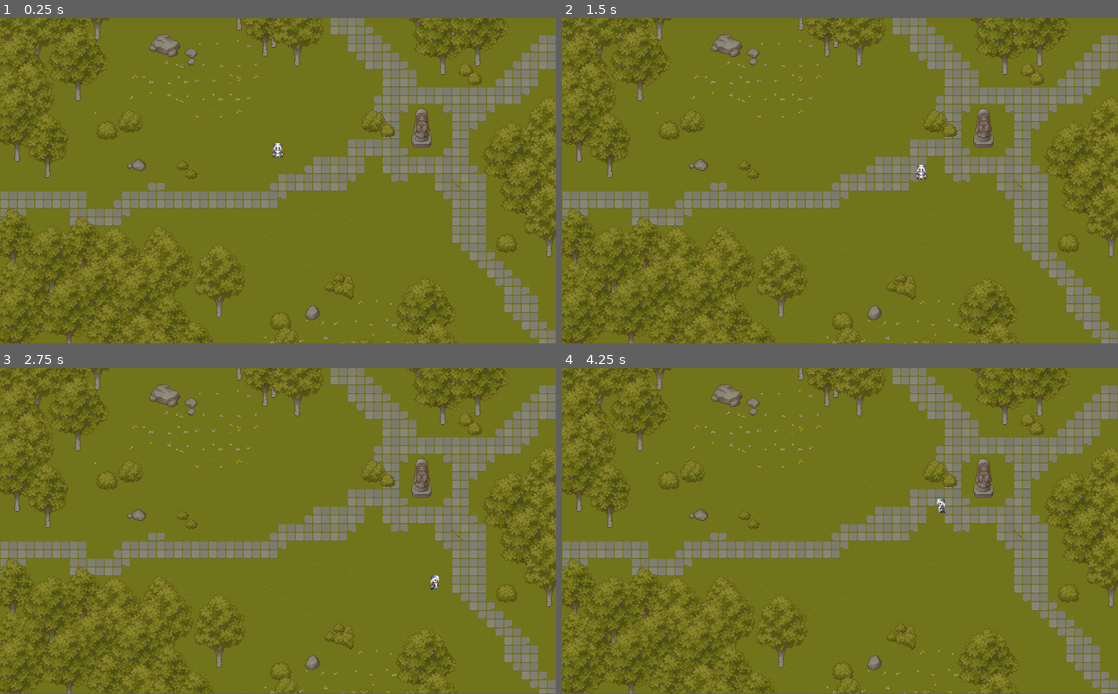
Above: before the commit, frames 1-4 (two rows, left to right).
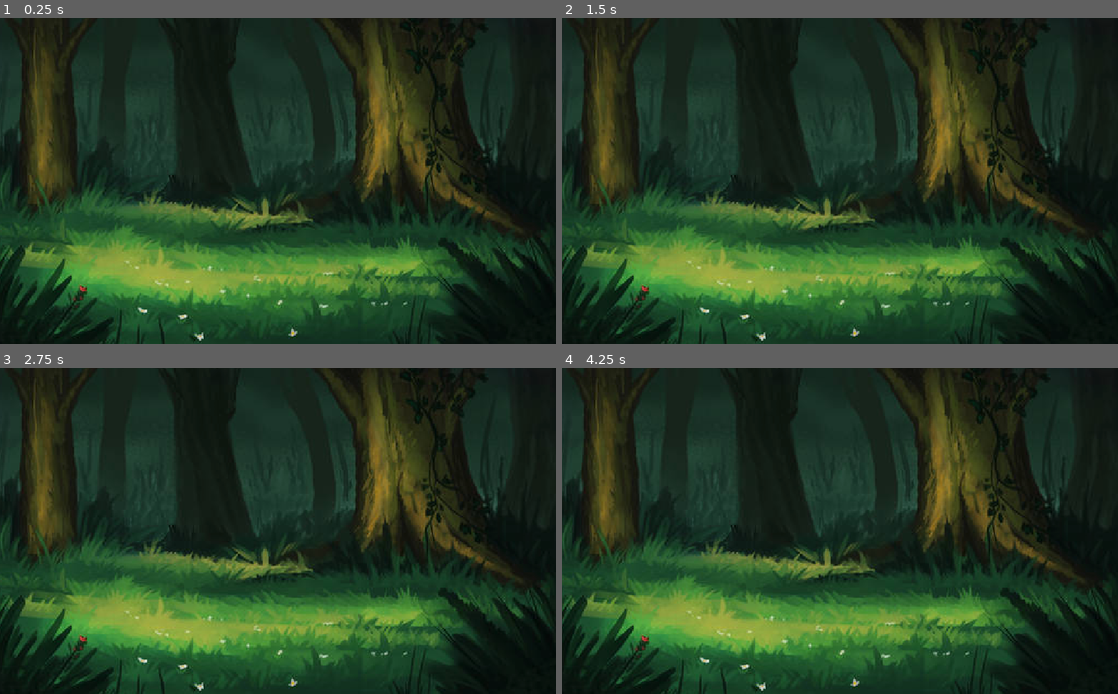
Above: after the commit, the same moments.

Repository: Salbegod/BackpackHero
Game: Godot game, scene res://Scenes/3D/BeatEmUp_01.tscn
Same seed, same stepped clock (60 frames per second), same inputs: the game is played once before the commit and once after it. Before the commit the project starts from res://Overworld.tscn.
Inputs:
- Up to frame 1 (0.25 s): no input
- Up to frame 2 (1.5 s): tap Enter at 0.5 s; hold Right (ui_right) 0.53-1.28 s; hold Down (ui_down) from 1.28 s (still down)
- Up to frame 3 (2.75 s): tap Space at 2 s; release Down (ui_down) at 2.03 s; hold Right (ui_right) from 2.03 s (still down)
- Up to frame 4 (4.25 s): release Right (ui_right) at 2.78 s; hold Up (ui_up) 2.78-3.53 s; tap Enter at 3.5 s; hold Left (ui_left) from 3.53 s (still down)
In our replay, the window is 800x468 before the commit and 800x469 after it. These sizes can differ from the game's own. Grey fills any space a smaller window leaves; there, only what the larger window draws over its background counts as a difference.

The runs differ from the first frame. In frame 1, 99% of the frame differs, in the area x 0-100%, y 0-100%; in frame 2, 99%; in frame 3, 99%; in frame 4, 99%.

Commit message:
cena beatEm Up iniciada

Diff:
--- /dev/null
+++ b/Game.tscn
@@ -0,0 +1,12 @@
+[gd_scene load_steps=4 format=2]
+
+[ext_resource path="res://Scenes/2D/Overworld.tscn" type="PackedScene" id=1]
+[ext_resource path="res://Scripts/Game.gd" type="Script" id=2]
+[ext_resource path="res://Scenes/3D/BeatEmUp_01.tscn" type="PackedScene" id=3]
+
+[node name="Game" type="Node2D"]
+script = ExtResource( 2 )
+
+[node name="Overworld" parent="." instance=ExtResource( 1 )]
+
+[node name="BeatEmUp_01" parent="." instance=ExtResource( 3 )]
--- a/PlayerCharacter.gd
+++ b/PlayerCharacter.gd
@@ -1,9 +1,15 @@
 extends KinematicBody2D
 
 export var speed := 200.0
+
+onready var area2D := $Overworld/Area2DOverworld1
+
 
 func _physics_process(_delta):
 	var input_vector := Input.get_vector("ui_left", "ui_right", "ui_up", "ui_down")
 	var movement := input_vector.normalized()
 
+	#if(area2D._on_area2D_area_entered()):
+	#	get_tree().change_scene("res://Scenes/3D/BeatEmUp_01.tscn")
+
 	move_and_slide(speed * movement)
--- a/Overworld.tscn
+++ b/Scenes/2D/Overworld.tscn
@@ -1,23 +1,24 @@
-[gd_scene load_steps=67 format=2]
-
-[ext_resource path="res://PlayerCharacter.gd" type="Script" id=1]
-[ext_resource path="res://assets/sprites/player/healer_m.png" type="Texture" id=2]
-[ext_resource path="res://AnimatedSprite.gd" type="Script" id=3]
-[ext_resource path="res://assets/sprites/player/animations/move_right.tres" type="Animation" id=4]
-[ext_resource path="res://assets/sprites/player/animations/move_up.tres" type="Animation" id=5]
-[ext_resource path="res://assets/sprites/player/animations/move_down.tres" type="Animation" id=6]
-[ext_resource path="res://assets/sprites/player/animations/move_left.tres" type="Animation" id=7]
-[ext_resource path="res://assets/sprites/player/animations/idle_down.tres" type="Animation" id=8]
-[ext_resource path="res://assets/sprites/player/animations/idle_up.tres" type="Animation" id=9]
-[ext_resource path="res://assets/sprites/player/animations/idle_left.tres" type="Animation" id=10]
-[ext_resource path="res://assets/sprites/player/animations/idle_right.tres" type="Animation" id=11]
-[ext_resource path="res://assets/tilesets/pixel-art-topdown/TX Tileset Grass.png" type="Texture" id=12]
-[ext_resource path="res://assets/tilesets/pixel-art-topdown/TX Plant.png" type="Texture" id=13]
-[ext_resource path="res://assets/tilesets/pixel-art-topdown/TX Props.png" type="Texture" id=14]
+[gd_scene load_steps=69 format=2]
+
+[ext_resource path="res://assets/tilesets/pixel-art-topdown/TX Plant.png" type="Texture" id=1]
+[ext_resource path="res://assets/tilesets/pixel-art-topdown/TX Props.png" type="Texture" id=2]
+[ext_resource path="res://PlayerCharacter.gd" type="Script" id=3]
+[ext_resource path="res://AnimatedSprite.gd" type="Script" id=4]
+[ext_resource path="res://assets/tilesets/pixel-art-topdown/TX Tileset Grass.png" type="Texture" id=5]
+[ext_resource path="res://assets/sprites/player/animations/move_left.tres" type="Animation" id=6]
+[ext_resource path="res://assets/sprites/player/animations/idle_up.tres" type="Animation" id=7]
+[ext_resource path="res://assets/sprites/player/animations/move_right.tres" type="Animation" id=8]
+[ext_resource path="res://assets/sprites/player/animations/move_up.tres" type="Animation" id=9]
+[ext_resource path="res://assets/sprites/player/animations/idle_right.tres" type="Animation" id=10]
+[ext_resource path="res://assets/sprites/player/animations/move_down.tres" type="Animation" id=11]
+[ext_resource path="res://assets/sprites/player/animations/idle_down.tres" type="Animation" id=12]
+[ext_resource path="res://assets/sprites/player/animations/idle_left.tres" type="Animation" id=13]
+[ext_resource path="res://assets/sprites/player/healer_m.png" type="Texture" id=14]
+[ext_resource path="res://Scenes/2D/Scripts/Area2DOverworld1.gd" type="Script" id=15]
 
 [sub_resource type="TileSet" id=33]
 0/name = "Grass"
-0/texture = ExtResource( 12 )
+0/texture = ExtResource( 5 )
 0/tex_offset = Vector2( 0, 0 )
 0/modulate = Color( 1, 1, 1, 1 )
 0/region = Rect2( 0, 0, 128, 128 )
@@ -555,6 +556,9 @@
 } ]
 5/z_index = 0
 
+[sub_resource type="RectangleShape2D" id=54]
+extents = Vector2( 15.5, 31 )
+
 [node name="Overworld" type="Node2D"]
 
 [node name="GroundTiles" type="TileMap" parent="."]
@@ -604,3 +608,12 @@
 show_collision = true
 format = 1
 tile_data = PoolIntArray( -524264, 0, 2, -393218, 0, 0, -458745, 0, 1, -458708, 0, 1, -458704, 0, 1, -393188, 0, 2, -26 …(973 unchanged characters)…
+
+[node name="Area2DOverworld1" type="Area2D" parent="."]
+script = ExtResource( 15 )
+
+[node name="CollisionShape2D" type="CollisionShape2D" parent="Area2DOverworld1"]
+position = Vector2( -17.5, 352 )
+shape = SubResource( 54 )
+
+[connection signal="area_entered" from="Area2DOverworld1" to="Area2DOverworld1" method="_on_Area2DOverworld1_area_entered"]
--- /dev/null
+++ b/Scenes/2D/Scripts/Area2DOverworld1.gd
@@ -0,0 +1,24 @@
+extends Area2D
+
+
+# Declare member variables here. Examples:
+# var a = 2
+# var b = "text"
+
+
+# Called when the node enters the scene tree for the first time.
+func _ready():
+	pass # Replace with function body.
+
+
+# Called every frame. 'delta' is the elapsed time since the previous frame.
+#func _process(delta):
+	#if()
+
+func _on_area2D_area_entered(_area) -> bool:
+	return true
+
+
+
+func _on_Area2DOverworld1_area_entered(_area) -> void:
+	get_tree().change_scene("res://Scenes/3D/BeatEmUp_01.tscn")
--- /dev/null
+++ b/Scenes/3D/BeatEmUp_01.tscn
@@ -0,0 +1,53 @@
+[gd_scene load_steps=6 format=2]
+
+[ext_resource path="res://assets/BeatEmUp/Backgrounds/forest_clearing__f2u_bg__by_barbull_ddsggkp-350t.jpg" type="Texture" id=1]
+
+[sub_resource type="PlaneMesh" id=1]
+
+[sub_resource type="ConcavePolygonShape" id=2]
+data = PoolVector3Array( 1, 0, 1, -1, 0, 1, 1, 0, -1, -1, 0, 1, -1, 0, -1, 1, 0, -1 )
+
+[sub_resource type="PlaneMesh" id=3]
+
+[sub_resource type="ConcavePolygonShape" id=4]
+data = PoolVector3Array( 1, 0, 1, -1, 0, 1, 1, 0, -1, -1, 0, 1, -1, 0, -1, 1, 0, -1 )
+
+[node name="BeatEmUp_01" type="Spatial"]
+
+[node name="Sprite3D" type="Sprite3D" parent="."]
+texture = ExtResource( 1 )
+
+[node name="Camera" type="Camera" parent="."]
+transform = Transform( 1, 0, 0, 0, 0.898794, 0.438371, 0, -0.438371, 0.898794, 0.0264497, 0.954417, 1.93566 )
+projection = 1
+size = 3.0
+
+[node name="Ground" type="MeshInstance" parent="."]
+transform = Transform( 4, 0, 0, 0, 1, 0, 0, 0, 2, 0, -1.24169, 0 )
+visible = false
+mesh = SubResource( 1 )
+
+[node name="StaticBody" type="StaticBody" parent="Ground"]
+
+[node name="CollisionShape" type="CollisionShape" parent="Ground/StaticBody"]
+shape = SubResource( 2 )
+
+[node name="WallUp" type="MeshInstance" parent="."]
+transform = Transform( 3, 0, -4.37114e-08, -1.31134e-07, 1.91069e-15, -1, 0, 1, 1.91069e-15, 0, 0, 0.00377512 )
+visible = false
+mesh = SubResource( 3 )
+
+[node name="StaticBody" type="StaticBody" parent="WallUp"]
+
+[node name="CollisionShape" type="CollisionShape" parent="WallUp/StaticBody"]
+shape = SubResource( 4 )
+
+[node name="WallDown" type="MeshInstance" parent="."]
+transform = Transform( 3, 0, -4.37114e-08, -1.31134e-07, 1.91069e-15, -1, 0, 1, 1.91069e-15, 0, 0, 2.12521 )
+visible = false
+mesh = SubResource( 3 )
+
+[node name="StaticBody" type="StaticBody" parent="WallDown"]
+
+[node name="CollisionShape" type="CollisionShape" parent="WallDown/StaticBody"]
+shape = SubResource( 4 )
--- /dev/null
+++ b/Scripts/Game.gd
@@ -0,0 +1,8 @@
+extends Node2D
+
+onready var player := $Player
+onready var area2D := $Overworld/Area2DOverworld1
+
+func _physics_process(delta: float) -> void:
+	if(area2D._on_area2D_area_entered()):
+		get_tree().change_scene("res://Scenes/3D/BeatEmUp_01.tscn")
--- /dev/null
+++ b/ToDo.gd
@@ -0,0 +1,33 @@
+extends Node
+
+# To Do List of this project:
+#
+#	1. Make a working Beat'Em Up Scene
+#	2. Keep files organized
+#	3. Create a test transition between 2D and 3D
+#	4. Create menus
+#	5. Create all 4 characters
+#	6. Create enemies
+#	7. Create Random encounters
+#	8. Create run from battle mechanic
+#	9.
+#
+#
+#
+#
+#
+#
+#
+#
+#
+#
+#
+#
+#
+#
+#
+#
+#
+#
+#
+#
--- a/project.godot
+++ b/project.godot
@@ -11,8 +11,14 @@
 [application]
 
 config/name="Backpack Hero"
-run/main_scene="res://Overworld.tscn"
+run/main_scene="res://Scenes/3D/BeatEmUp_01.tscn"
 config/icon="res://icon.png"
+
+[display]
+
+window/size/test_width=1536
+window/size/test_height=900
+window/stretch/mode="2d"
 
 [global]
 
Not shown: 11 places in Scenes/2D/Overworld.tscn that only renumber resources
Not shown, added: ToDo.txt
Binary file added: assets/BeatEmUp/Backgrounds/forest_clearing__f2u_bg__by_barbull_ddsggkp-350t.jpg
Not shown, added: assets/BeatEmUp/Backgrounds/forest_clearing__f2u_bg__by_barbull_ddsggkp-350t.jpg.import
